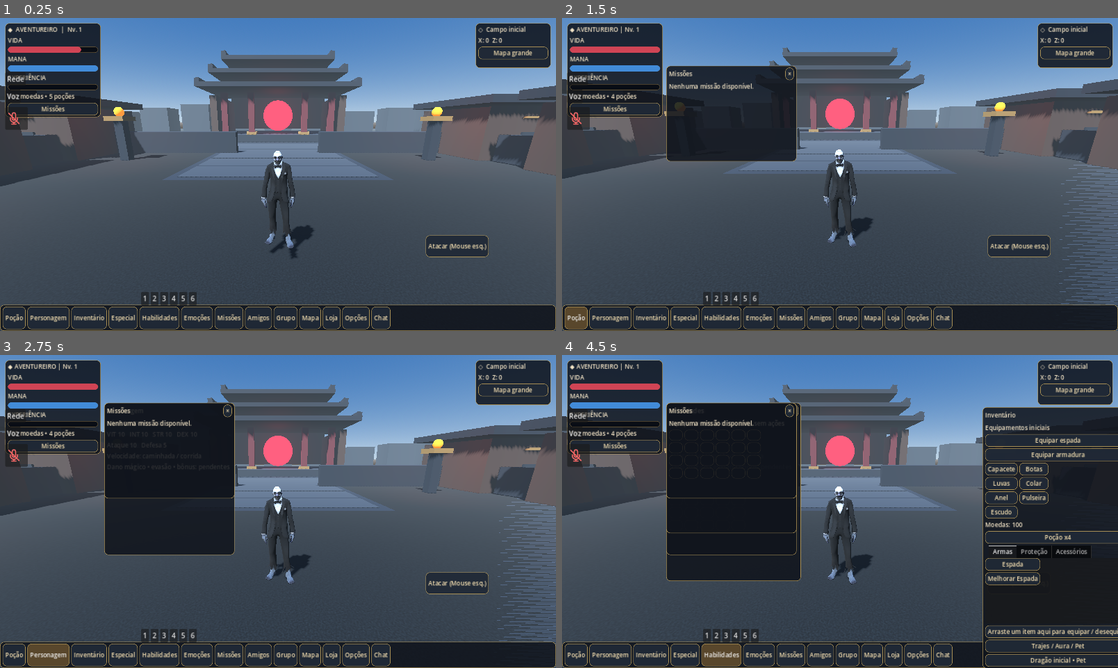
Above: before the commit, frames 1-4 (two rows, left to right).
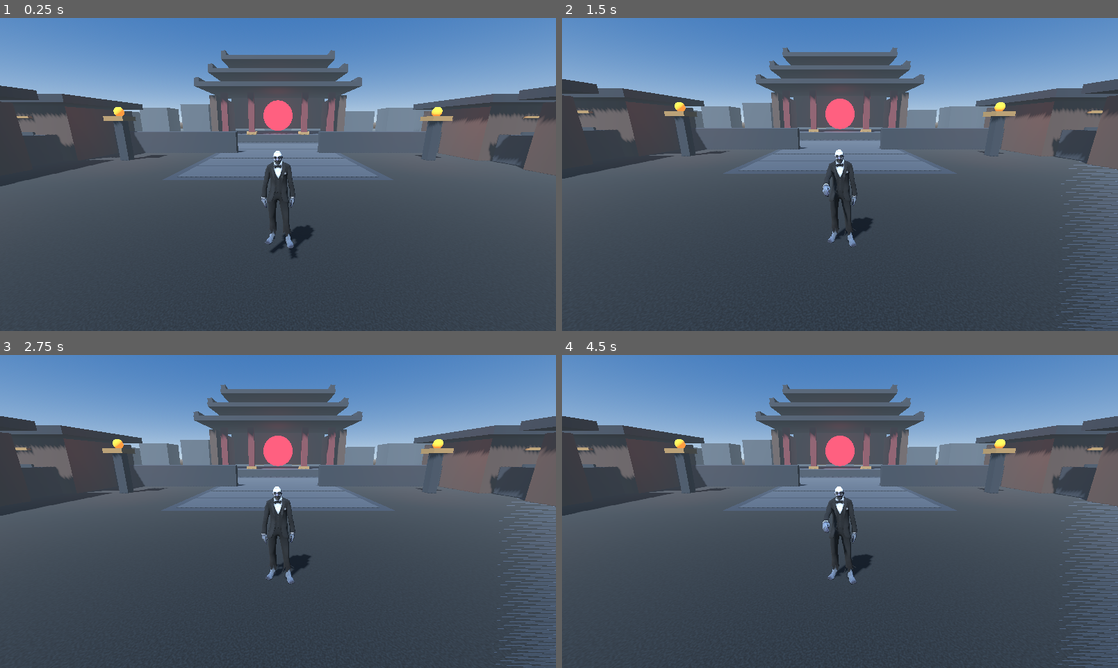
Above: after the commit, the same moments.

Repository: lolprogif/LolPRO-ON
Game: Godot game, scene res://World.tscn
Same seed, same stepped clock (60 frames per second), same inputs: the game is played once before the commit and once after it. This scene is started directly instead of the project's main scene.
Inputs (mouse positions are in pixels of both pictures, inside the frame that each line leads up to):
- Up to frame 1 (0.25 s): no input
- Up to frame 2 (1.5 s): click (617, 108) at 0.5 s, where only the run before the commit has a clickable "Missões"; click (578, 318) at 1.25 s, where only the run before the commit has a clickable "Poção"
- Up to frame 3 (2.75 s): click (50, 655) at 2 s, where only the run before the commit has a clickable "Personagem"
- Up to frame 4 (4.5 s): click (650, 655) at 2.75 s, where only the run before the commit has a clickable "Inventário"; click (684, 655) at 3.5 s, where only the run before the commit has a clickable "Especial"; click (723, 655) at 4.25 s, where only the run before the commit has a clickable "Habilidades"

The runs differ from the first frame. In frame 1, 15% of the frame differs, in the area x 0-100%, y 1-100%; in frame 2, 22%; in frame 3, 26%; in frame 4, 45%.
Error after the commit: Parse Error: Identifier "cp" not declared in the current scope. (res://hud.gd:160)

Commit message:
Redesign in-game HUD with bottom health mana bars, circular minimap and compact skill dock

Diff:
--- a/hud.gd
+++ b/hud.gd
@@ -1,4 +1,16 @@
 extends CanvasLayer
+class MiniMapWidget extends Control:
+	func _draw():
+		var center := size * 0.5
+		var radius := minf(size.x,size.y) * 0.47
+		draw_circle(center,radius,Color("101722ee"))
+		draw_arc(center,radius,0.0,TAU,64,Color("c4a15d"),2.0,true)
+		draw_arc(center,radius*0.72,0.0,TAU,48,Color("8d774e"),1.0,true)
+		draw_line(Vector2(center.x-radius*0.7,center.y),Vector2(center.x+radius*0.7,center.y),Color("667487"),1.0)
+		draw_line(Vector2(center.x,center.y-radius*0.7),Vector2(center.x,center.y+radius*0.7),Color("667487"),1.0)
+		draw_line(Vector2(center.x-radius*0.48,center.y+radius*0.45),Vector2(center.x+radius*0.35,center.y-radius*0.4),Color("667487"),2.0)
+		draw_circle(center,5.0,Color("f5d27c"))
+		draw_circle(center,2.0,Color("fff4d6"))
 var world: Node3D
 var root: Control
 var windows := {}
@@ -18,6 +30,7 @@
 var potions := 5
 var hp := 80
 var hp_bar: ProgressBar
+var mana_bar: ProgressBar
 var xp_bar: ProgressBar
 var wallet_label: Label
 var money: Label
@@ -49,63 +62,128 @@
 	add_child(root)
 	root.set_anchors_and_offsets_preset(Control.PRESET_FULL_RECT)
 	root.mouse_filter = Control.MOUSE_FILTER_IGNORE
-	theme_rpg.set_stylebox("panel", "PanelContainer", style(Color("10141cdd"),Color("b69a59")))
+	theme_rpg.set_stylebox("panel", "PanelContainer", style(Color("101722ee"),Color("b99a58")))
 	for state in ["normal","hover","pressed","focus"]:
-		theme_rpg.set_stylebox(state,"Button",style(Color("202936ee") if state == "normal" else Color("59472c"),Color("b69a59")))
+		theme_rpg.set_stylebox(state,"Button",style(Color("202b39ee") if state == "normal" else Color("59472c"),Color("c4a15d")))
 	theme_rpg.set_color("font_color","Button",Color("f4dfb1"))
 	theme_rpg.set_color("font_color","Label",Color("f5e6c8"))
 	theme_rpg.set_stylebox("background","ProgressBar",style(Color("090d15"),Color("665537")))
-	theme_rpg.default_font_size = 14
+	theme_rpg.default_font_size = 13
 	root.theme = theme_rpg
-	var top := panel_at(Vector2(12,12),Vector2(220,100))
-	var t := VBoxContainer.new()
-	top.add_child(t)
-	level_label = label(t,"◆  AVENTUREIRO  |  Nv. 1")
-	label(t,"VIDA")
-	hp_bar = bar(t, hp, Color("d04455"))
-	label(t,"MANA")
-	bar(t,100,Color("428bd8"))
-	label(t,"EXPERIÊNCIA")
-	xp_bar = bar(t,0,Color("d9b45d"))
-	wallet_label = label(t,"100 moedas • 5 poções")
-	button(t,"Missões",func(): toggle("Missões"))
+
+	# Compact character identity at the top-left; combat status lives in the bottom HUD.
+	var identity := panel_at(Vector2(12,12),Vector2(190,38))
+	level_label = label(identity,"◆ AVENTUREIRO  |  Nv. 1")
+	level_label.horizontal_alignment = HORIZONTAL_ALIGNMENT_CENTER
+
+	# Circular minimap with compass/grid and live player coordinates.
+	var map_widget := MiniMapWidget.new()
+	root.add_child(map_widget)
+	map_widget.set_anchors_and_offsets_preset(Control.PRESET_TOP_RIGHT)
+	map_widget.offset_left = -154
+	map_widget.offset_right = -12
+	map_widget.offset_top = 12
+	map_widget.offset_bottom = 154
+	coords = label(root,"X: 0  Z: 0")
+	coords.set_anchors_and_offsets_preset(Control.PRESET_TOP_RIGHT)
+	coords.offset_left = -154
+	coords.offset_right = -12
+	coords.offset_top = 157
+	coords.offset_bottom = 180
+	coords.horizontal_alignment = HORIZONTAL_ALIGNMENT_CENTER
+	var map_button := button(root,"MAPA",func(): toggle("Mapa"))
+	map_button.set_anchors_and_offsets_preset(Control.PRESET_TOP_RIGHT)
+	map_button.offset_left = -124
+	map_button.offset_right = -42
+	map_button.offset_top = 182
+	map_button.offset_bottom = 214
+
+	# Bottom action dock: life/mana/EXP, skill slots, then compact menu icons.
 	var bottom := panel_at(Vector2.ZERO,Vector2.ZERO)
 	bottom.set_anchors_and_offsets_preset(Control.PRESET_BOTTOM_WIDE)
-	bottom.offset_top = -60
-	var h := HBoxContainer.new()
-	bottom.add_child(h)
-	for name in ["Poção","Personagem","Inventário","Especial","Habilidades","Emoções","Missões","Amigos","Grupo","Mapa","Loja","Opções"]:
-		var n: String = name
-		button(h,n,func(): use_potion() if n == "Poção" else toggle(n))
+	bottom.offset_left = 8
+	bottom.offset_right = -8
+	bottom.offset_top = -94
+	bottom.offset_bottom = -8
+	var dock := HBoxContainer.new()
+	dock.add_theme_constant_override("separation",8)
+	bottom.add_child(dock)
+
+	var vitals := PanelContainer.new()
+	vitals.custom_minimum_size = Vector2(214,76)
+	dock.add_child(vitals)
+	var stats := VBoxContainer.new()
+	stats.add_theme_constant_override("separation",2)
+	vitals.add_child(stats)
+	var vitals_title := label(stats,"AVENTUREIRO  •  Nv. 1")
+	vitals_title.add_theme_font_size_override("font_size",11)
+	label(stats,"VIDA")
+	hp_bar = bar(stats,hp,Color("d04455"))
+	label(stats,"MANA")
+	mana_bar = bar(stats,100,Color("428bd8"))
+	xp_bar = bar(stats,0,Color("d9b45d"))
+	wallet_label = label(stats,"100 moedas  •  5 poções")
+
+	var skill_panel := PanelContainer.new()
+	skill_panel.size_flags_horizontal = Control.SIZE_EXPAND_FILL
+	skill_panel.custom_minimum_size.x = 270
+	dock.add_child(skill_panel)
+	var skills := HBoxContainer.new()
+	skills.alignment = BoxContainer.ALIGNMENT_CENTER
+	skills.add_theme_constant_override("separation",5)
+	skill_panel.add_child(skills)
+	for i in range(6):
+		var slot := Button.new()
+		slot.text = str(i+1)
+		slot.tooltip_text = "Habilidade %d" % (i+1)
+		slot.custom_minimum_size = Vector2(38,48)
+		slot.focus_mode = Control.FOCUS_NONE
+		skills.add_child(slot)
+
+	var menu_panel := PanelContainer.new()
+	dock.add_child(menu_panel)
+	var menu := HBoxContainer.new()
+	menu.add_theme_constant_override("separation",2)
+	menu_panel.add_child(menu)
+	var menu_items := [
+		["🧪","Poção"],["♟","Personagem"],["▣","Inventário"],["✦","Especial"],
+		["⚔","Habilidades"],["☺","Emoções"],["⚑","Missões"],["♧","Amigos"],
+		["◎","Grupo"],["▤","Loja"],["⚙","Opções"],["☰","Chat"]
+	]
+	for item in menu_items:
+		var glyph: String = item[0]
+		var n: String = item[1]
+		var action := func():
+			if n == "Poção":
+				use_potion()
+			elif n == "Chat":
+				cp.visible = not cp.visible
+				if cp.visible:
+					entry.grab_focus()
+			else:
+				toggle(n)
+		var b := button(menu,glyph,action)
+		b.tooltip_text = n
+		b.custom_minimum_size = Vector2(34,46)
+
 	var attack_button := Button.new()
-	attack_button.text = "Atacar" if OS.has_feature("mobile") else "Atacar (Mouse esq.)"
+	attack_button.text = "⚔ ATACAR" if OS.has_feature("mobile") else "⚔ ATACAR"
+	attack_button.tooltip_text = "Ataque básico"
 	attack_button.focus_mode = Control.FOCUS_NONE
 	root.add_child(attack_button)
 	attack_button.set_anchors_and_offsets_preset(Control.PRESET_BOTTOM_RIGHT)
-	attack_button.offset_left = -300
-	attack_button.offset_right = -200
-	attack_button.offset_top = -220
-	attack_button.offset_bottom = -170
+	attack_button.offset_left = -148
+	attack_button.offset_right = -12
+	attack_button.offset_top = -158
+	attack_button.offset_bottom = -108
 	attack_button.pressed.connect(func(): world.attack())
-	if OS.has_feature("mobile"): attack_button.hide()
-
-	var map := panel_at(Vector2.ZERO,Vector2(170,100))
-	map.set_anchors_and_offsets_preset(Control.PRESET_TOP_RIGHT)
-	map.offset_left = -185
-	map.offset_right = -12
-	map.offset_top = 12
-	map.offset_bottom = 115
-	var mv := VBoxContainer.new()
-	map.add_child(mv)
-	label(mv,"◇  Campo inicial")
-	coords = label(mv,"0, 0")
-	button(mv,"Mapa grande",func(): toggle("Mapa"))
+
 	var cp := panel_at(Vector2.ZERO,Vector2(340,110))
 	cp.set_anchors_and_offsets_preset(Control.PRESET_CENTER_BOTTOM)
 	cp.offset_left = -170
 	cp.offset_right = 170
-	cp.offset_top = -180
-	cp.offset_bottom = -66
+	cp.offset_top = -210
+	cp.offset_bottom = -96
 	var cv := VBoxContainer.new()
 	cp.add_child(cv)
 	chat = RichTextLabel.new()
@@ -116,14 +194,12 @@
 	entry.placeholder_text = "Chat local"
 	cv.add_child(entry)
 	entry.text_submitted.connect(func(msg):
-		chat.add_text("\nVocê: " + msg)
+		chat.add_text("\\nVocê: " + msg)
 		entry.clear()
 		entry.release_focus()
 		cp.hide())
 	cp.hide()
-	button(h,"Chat",func():
-		cp.visible = not cp.visible
-		if cp.visible: entry.grab_focus())
+
 	var inv := window("Inventário",Vector2(300,440),true)
 	label(inv,"Equipamentos iniciais")
 	weapon_button = button(inv,"Equipar espada",func(): item_action("weapon"))
@@ -151,7 +227,7 @@
 		label(v,"Espaços reservados — ainda sem ações")
 		grid_slots(v,6,24)
 	label(window("Missões",Vector2(300,220)),"Nenhuma missão disponível.")
-	label(window("Amigos",Vector2(300,220)),"Amigos / Guilda / Bloqueados\nServidor online pendente.")
+	label(window("Amigos",Vector2(300,220)),"Amigos / Guilda / Bloqueados\\nServidor online pendente.")
 	var g := window("Grupo",Vector2(300,260))
 	label(g,"Grupo: 0 / 8 • offline")
 	var opt := OptionButton.new()
@@ -159,7 +235,7 @@
 	opt.add_item("EXP uniforme")
 	g.add_child(opt)
 	label(g,"Convites e partilha: requer servidor.")
-	label(window("Mapa",Vector2(300,220)),"Campo inicial • mapa gráfico pendente")
+	label(window("Mapa",Vector2(300,220)),"Mapa de campo • coordenadas em tempo real")
 	var shop := window("Loja",Vector2(300,260))
 	label(shop,"Vendedora de teste • comércio local")
 	button(shop,"Comprar poção (10 moedas)",func():
@@ -179,8 +255,8 @@
 			coins += 5
 			refresh())
 	label(shop,"Loja premium e NPC físico: pendentes")
-	var menu := window("Opções",Vector2(300,360))
-	label(menu,"Sensibilidade da câmera (Android)")
+	var opt_window := window("Opções",Vector2(300,360))
+	label(opt_window,"Sensibilidade da câmera (Android)")
 	var sensitivity := HSlider.new()
 	sensitivity.min_value = 1
 	sensitivity.max_value = 100
@@ -188,22 +264,22 @@
 	settings.load("user://settings.cfg")
 	sensitivity.value = settings.get_value("controls","sensitivity",50.0)
 	world.touch_sensitivity = sensitivity.value
-	menu.add_child(sensitivity)
+	opt_window.add_child(sensitivity)
 	sensitivity.value_changed.connect(func(value: float):
 		world.touch_sensitivity = value
 		settings.set_value("controls","sensitivity",value)
 		settings.save("user://settings.cfg"))
 	if OS.has_feature("mobile"):
-		button(menu,"Personalizar HUD",func():
+		button(opt_window,"Personalizar HUD",func():
 			windows["Opções"].hide()
 			get_tree().call_group("mobile_hud","edit_layout"))
-	button(menu,"Ajuda / controles",func(): toggle("Ajuda"))
-	button(menu,"Tela cheia / janela",func(): DisplayServer.window_set_mode(DisplayServer.WINDOW_MODE_WINDOWED if DisplayServer.window_get_mode() == DisplayServer.WINDOW_MODE_FULLSCREEN else DisplayServer.WINDOW_MODE_FULLSCREEN))
-	button(menu,"Teleportador",func(): toggle("Teleportador"))
-	label(menu,"Canal / conta / personagem: offline")
-	button(menu,"Desconectar • voltar ao login",disconnect_to_login)
-	button(menu,"Sair do jogo",func(): get_tree().quit())
-	label(window("Ajuda",Vector2(320,180)),"WASD: mover • Shift: correr\nEspaço: pular • Botão direito: câmera\nScroll: zoom • I: inventário • Esc: opções")
+	button(opt_window,"Ajuda / controles",func(): toggle("Ajuda"))
+	button(opt_window,"Tela cheia / janela",func(): DisplayServer.window_set_mode(DisplayServer.WINDOW_MODE_WINDOWED if DisplayServer.window_get_mode() == DisplayServer.WINDOW_MODE_FULLSCREEN else DisplayServer.WINDOW_MODE_FULLSCREEN))
+	button(opt_window,"Teleportador",func(): toggle("Teleportador"))
+	label(opt_window,"Canal / conta / personagem: offline")
+	button(opt_window,"Desconectar • voltar ao login",disconnect_to_login)
+	button(opt_window,"Sair do jogo",func(): get_tree().quit())
+	label(window("Ajuda",Vector2(320,180)),"WASD: mover • Shift: correr\\nEspaço: pular • Botão direito: câmera\\nScroll: zoom • I: inventário • Esc: opções")
 	var tp := window("Teleportador",Vector2(300,200))
 	button(tp,"Retornar ao ponto inicial",func():
 		world.player.position = Vector3(0,0.1,0)
